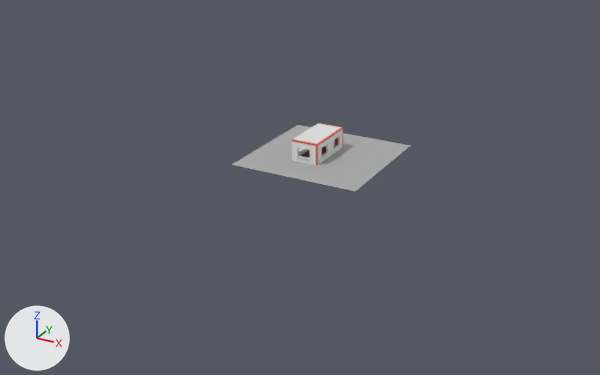
Before and after pictures for a commit that changed the Blender file Section11/BuildingProject001.blend.
One viewpoint serves both versions: a camera (50 mm lens) standing at (53.2, -106.2, 45.9) and looking at (-1.9, -6.0, -4.2). The lights are fixed; the arrows at lower left show +X, +Y and +Z.

Script lines for the objects in view, before the commit:
```python
me_cube_003 = bpy.data.meshes.new('Cube.003')
me_cube_003.from_pydata(...)  # 656 vertices, 715 faces; spans x -1.0..1.2, y -68.2..1.0, z -1.2..1.2
# faces by material slot: [139, 576]
me_cube_003.materials.append(mat_material_002)  # red #e7664e
me_cube_003.materials.append(mat_material_001)  # white #e7e7e7
me_plane = bpy.data.meshes.new('Plane')
me_plane.from_pydata([(-10.0, -10.0, 0.0), (10.0, -10.0, 0.0), (-10.0, 10.0, 0.0), (10.0, 10.0, 0.0)], [], [(0, 1, 3, 2)])
me_plane.materials.append(mat_material_003)  # grey #adadad
ob_plane = bpy.data.objects.new('Plane', me_plane)
ob_plane.location = (0.0, -2.0, 0.0)
ob_wall_with_door = bpy.data.objects.new('Wall with door', me_cube_003)
ob_wall_with_door.location = (-1.1, 2.1, 1.5)
ob_wall_with_door.scale = (2.0, 0.125, 1.5)
```
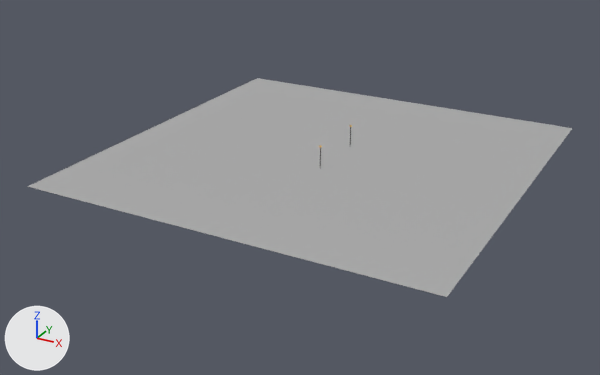
Edits to the scene script, one JSON object a line:
```json
{"op": "set", "path": "ob_plane.scale", "old": "(1.0, 1.0, 1.0)", "new": "(3.02, 3.02, 3.02)"}
{"op": "set", "path": "ob_wall_with_door.location", "old": "(-1.1, 2.1, 1.5)", "new": "(-1.1, 2.1, 1.8)"}
{"op": "add", "block": "ob_wall_with_door", "code": "ob_wall_with_door.hide_render = True"}
```

Where the change shows, as pixel boxes [x1, y1, x2, y2] in the pictures (600 x 375 px):
```json
{"object": "Plane", "change": "rescaled", "before": [232, 125, 411, 191], "after": [27, 78, 572, 297], "on screen": "203% wider, 228% taller"}
{"object": "Wall with door", "change": "hidden", "before": [292, 123, 343, 165]}
```
